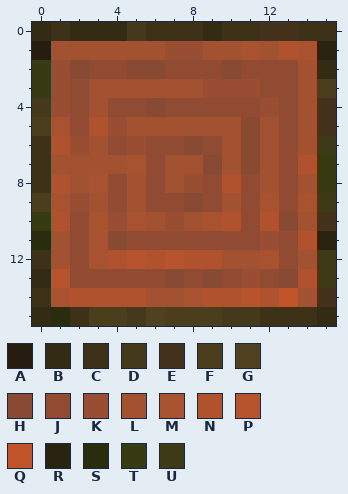
Pixel-art sprite, stored at default_jungletree_top.png. Above is the file before it was changed.
The file is 16x16 pixels. Colours within 5 levels of each other are drawn and written as one.
Palette (. is transparent): A #271c10  B #342b15  C #3d3218  D #44391b  E #44321d  F #4a3e1d  G #504121  H #884a33  J #914b32  K #994e33  L #a25131  M #a95230  N #b1522e  P #b7532d  Q #c25429  R #282410  S #292c0d  T #373b12  U #3e3a17
Now the later version:
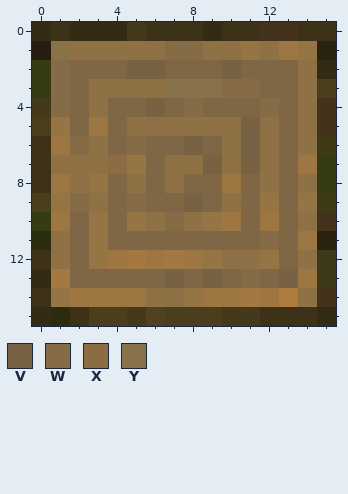
Colours new in this view: V #776344  W #856c47  X #8b6c43  Y #887249
Edits made:
colour J: #914b32 -> #7f6644
colour L: #a25131 -> #8e7245
colour M: #a95230 -> #957544
colour N: #b1522e -> #9d7642
colour P: #b7532d -> #a37941
colour Q: #c25429 -> #af7b3c
y 1: x 1 L -> Y; x 7..8 KK -> WW
y 2: x 1..2 KH -> WJ; x 5..6 HH -> VV; x 10 H -> V
y 3: x 1 K -> W; x 7..11 LLKKK -> YYYWW
y 4: x 1 K -> W; x 6 H -> V; x 8 J -> W; x 12 K -> W
y 5: x 4 K -> J; x 11 H -> V
y 6: x 2 K -> W; x 5 K -> W; x 8 H -> V; x 11 H -> V
y 7: x 4 L -> X; x 9 H -> V; x 11 H -> V
y 8: x 8 K -> J
y 9: x 2 K -> W; x 5 L -> W; x 8 H -> V
y 10: x 4 K -> J; x 7 K -> W; x 13 H -> J
y 11: x 4 H -> J; x 12 K -> W
y 12: x 9 N -> M
y 13: x 7 H -> V; x 9 H -> V; x 11 K -> W; x 13 H -> V
